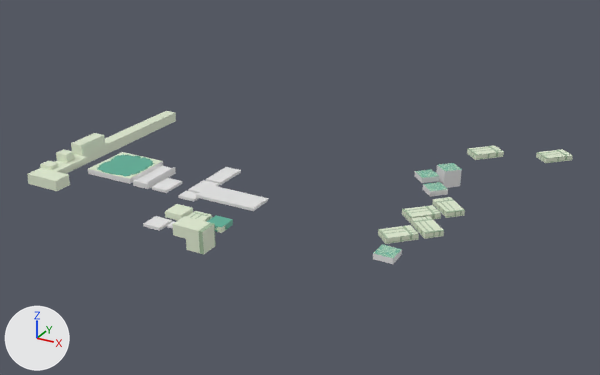
Renders of the Blender file assets/world/models/levels/level_speed.blend from each side of a commit.
Before and after are seen from a camera (50 mm lens) standing at (153.0, -377.0, 218.0) and looking at (-92.0, 69.0, -5.0). The lights are fixed; the arrows at lower left show +X, +Y and +Z.

Script lines for the objects in view, before the commit:
```python
ob_0_col = bpy.data.objects.new('0-col', me_cube_009)
ob_0_col.location = (-134.8, -28.8, 0.9)
ob_0_col.rotation_euler = (0.0, 0.0, 1.571)  # degrees (0, 0, 90)
ob_0_col.scale = (6.0, 6.0, 0.9)
ob_0_col_001 = bpy.data.objects.new('0-col.001', me_cube_007)
ob_0_col_001.location = (-124.5, -26.5, 1.0)
ob_0_col_001.rotation_euler = (0.0, 0.0, 1.571)  # degrees (0, 0, 90)
ob_0_col_001.scale = (3.0, 3.01, 0.565)
ob_0_col_005 = bpy.data.objects.new('0-col.005', me_cube_012)
ob_0_col_005.location = (-112.4, 17.4, 4.0)
ob_0_col_005.rotation_euler = (0.0, 0.0, 1.571)  # degrees (0, 0, 90)
ob_0_col_005.scale = (8.62, 21.1, 0.9)
ob_2_col = bpy.data.objects.new('2-col', me_cube_001)
ob_2_col.location = (-178.8, 24.9, 1.8)
ob_2_col.rotation_euler = (0.0, 0.0, 1.571)  # degrees (0, 0, 90)
ob_2_col.scale = (15.0, 6.0, 1.8)
ob_4_col = bpy.data.objects.new('4-col', me_cube_003)
ob_4_col.location = (-115.8, -14.1, 1.8)
ob_4_col.rotation_euler = (0.0, 0.0, 1.571)  # degrees (0, 0, 90)
ob_4_col.scale = (6.0, 6.0, 1.8)
ob_4_col_002 = bpy.data.objects.new('4-col.002', me_cube_016)
ob_4_col_002.location = (7.0, 43.0, 1.0)
ob_4_col_002.rotation_euler = (0.0, 0.0, 2.356)  # degrees (0, 0, 135)
ob_4_col_002.scale = (10.1, 6.0, 1.8)
ob_5_col = bpy.data.objects.new('5-col', me_cube_004)
ob_5_col.location = (-129.6, -14.2, 3.0)
ob_5_col.rotation_euler = (0.0, 0.0, 1.571)  # degrees (0, 0, 90)
ob_5_col.scale = (6.0, 6.0, 2.1)
ob_6_col = bpy.data.objects.new('6-col', me_cube_005)
ob_6_col.location = (-103.2, -29.9, 0.2)
ob_6_col.rotation_euler = (0.0, 0.0, 1.571)  # degrees (0, 0, 90)
ob_6_col.scale = (6.0, 6.0, 7.2)
ob_7_col = bpy.data.objects.new('7-col', me_cube_006)
ob_7_col.location = (-207.1, 29.5, 1.5)
ob_7_col.rotation_euler = (0.0, 0.0, 1.571)  # degrees (0, 0, 90)
ob_7_col.scale = (18.0, 18.0, 1.8)
# also in view: '1-col.003' at (-5.0, 113.0, 6.0); '4-col.001' at (-4.0, 26.0, 1.0); '6-col.001' at (-234.0, 53.0, 8.0)
```
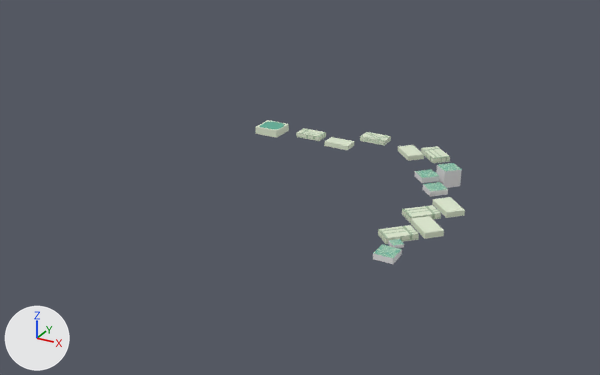
Boxes (x1, y1, x2, y2) around the edits, measured in the pictures (600 x 375 px):
'6-col.001', deleted
    before: (27, 111, 176, 191)
'7-col', deleted
    before: (88, 152, 163, 184)
'6-col', deleted
    before: (172, 216, 216, 255)
'0-col.005', deleted
    before: (196, 185, 268, 211)
'4-col.005', moved, turned
    before: (467, 146, 504, 160)
    after: (421, 146, 450, 163)
'0-col.006', moved, turned, rescaled
    before: (151, 178, 182, 193)
    after: (255, 120, 289, 138)
'4-col.006', moved, turned
    before: (536, 149, 573, 163)
    after: (398, 145, 424, 161)
'0-col.003', moved, turned, rescaled
    before: (206, 167, 241, 185)
    after: (360, 132, 391, 145)
'2-col', deleted
    before: (133, 164, 176, 189)
'0-col.002', moved, turned, rescaled
    before: (188, 180, 219, 193)
    after: (324, 137, 355, 150)
'0-col.004', moved, turned, rescaled
    before: (178, 191, 199, 202)
    after: (296, 128, 326, 141)
'3-col', moved, turned, rescaled
    before: (207, 215, 233, 233)
    after: (388, 239, 404, 248)
'5-col', deleted
    before: (165, 204, 193, 221)
'0-col', deleted
    before: (143, 216, 172, 231)
'4-col', deleted
    before: (187, 211, 212, 222)
'0-col.001', deleted
    before: (167, 222, 175, 229)

The change in detail:
Material 'text' (mat_text) is new.
Its base color is (0.0, 0.0, 0.0) (black #000000).
Text 'Text' (txt_text) is new.
Its body is 'Level 3- Speed Up'.
It uses material mat_text (black #000000).
Object '2-col' (ob_2_col) is deleted.
Object '3-col' (ob_3_col) moves from (-101.5, -13.7, 1.8) to (0.0, 13.0, 2.0).
Object '3-col' (ob_3_col) turns from (0, 0, 90) to (0, 0, 135) degrees about x, y and z.
Object '3-col' (ob_3_col) is rescaled from (6.0, 6.0, 1.8) to (3.37, 3.37, 1.01).
Object '4-col' (ob_4_col) is deleted.
Object '5-col' (ob_5_col) is deleted.
Object '6-col' (ob_6_col) is deleted.
Object '7-col' (ob_7_col) is deleted.
Object '0-col' (ob_0_col) is deleted.
Object '0-col.001' (ob_0_col_001) is deleted.
Object '0-col.002' (ob_0_col_002) moves from (-141.1, 27.6, 0.9) to (-114.4, 173.2, -11.6).
Object '0-col.002' (ob_0_col_002) turns from (0, 0, 90) to (0, 0, 180) degrees about x, y and z.
Object '0-col.002' (ob_0_col_002) is rescaled from (8.62, 6.0, 0.9) to (10.1, 6.0, 1.8).
Object '0-col.003' (ob_0_col_003) moves from (-140.7, 50.3, 1.0) to (-84.0, 173.0, -2.0).
Object '0-col.003' (ob_0_col_003) turns from (0, 0, 90) to (0, 0, 180) degrees about x, y and z.
Object '0-col.003' (ob_0_col_003) is rescaled from (12.3, 6.0, 0.9) to (10.1, 6.0, 1.8).
Object '0-col.005' (ob_0_col_005) is deleted.
Object '0-col.006' (ob_0_col_006) moves from (-164.2, 19.2, 1.0) to (-175.2, 172.6, -9.7).
Object '0-col.006' (ob_0_col_006) turns from (0, 0, 90) to (0, 0, 180) degrees about x, y and z.
Object '0-col.006' (ob_0_col_006) is rescaled from (8.62, 6.0, 0.9) to (9.94, 9.57, 2.87).
Object '0-col.004' (ob_0_col_004) moves from (-141.1, 12.6, 0.9) to (-139.4, 173.2, -8.6).
Object '0-col.004' (ob_0_col_004) turns from (0, 0, 90) to (0, 0, 180) degrees about x, y and z.
Object '0-col.004' (ob_0_col_004) is rescaled from (4.28, 6.0, 0.9) to (10.1, 6.0, 1.8).
Object '6-col.001' (ob_6_col_001) is deleted.
Object '4-col.005' (ob_4_col_005) moves from (13.0, 131.0, 19.0) to (-21.0, 130.3, 11.3).
Object '4-col.005' (ob_4_col_005) turns from (0, 0, 45) to (0, 0, 135) degrees about x, y and z.
Object '4-col.006' (ob_4_col_006) moves from (50.0, 170.0, 10.0) to (-49.2, 157.7, -1.8).
Object '4-col.006' (ob_4_col_006) turns from (0, 0, 45) to (0, 0, 135) degrees about x, y and z.
Object 'Text' (ob_text) is new; it shows txt_text.
Its location is (2.4, 5.7, 3.7).
Its rotation in degrees is (90, 0, 0).
Its scale is (0.647, 0.647, 0.647).
